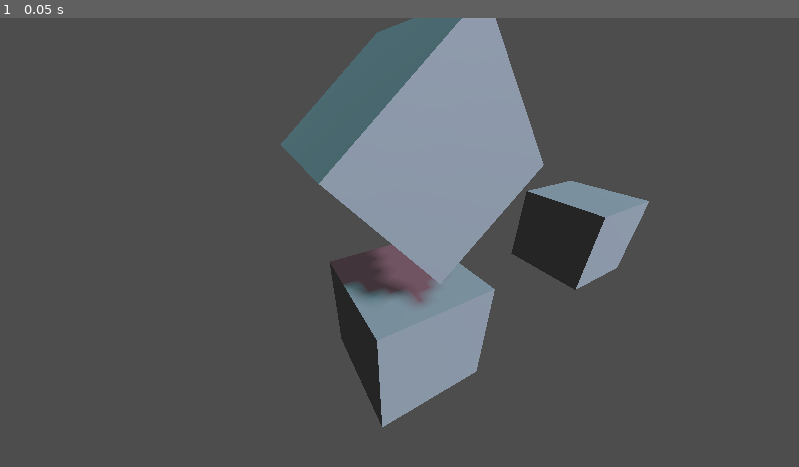
Above: before the commit, frame 1.
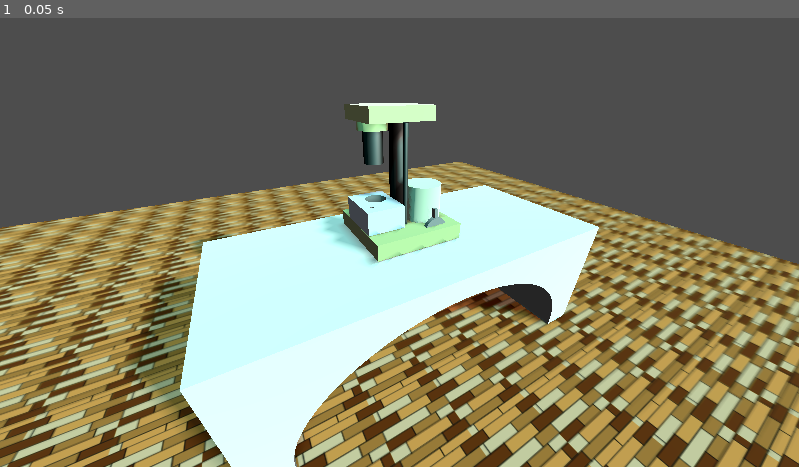
Above: after the commit, the same moment.

Repository: meyerAurelius/grant-proposal
Game: Godot game, scene res://main.tscn
Same seed, same stepped clock (60 frames per second), same inputs: the game is played once before the commit and once after it.
Inputs:
- Up to frame 1 (0.05 s): no input

The runs differ from the first frame. In frame 1, 67% of the frame differs, in the area x 0-100%, y 0-100%.

Commit message:
designed a environment that would be similar to the lab environment for the grant proposal. No textures were added, and the ground is reused from my other game project from last year. It is a simple image. During the summer we can actually model stuff in blender

Diff:
--- /dev/null
+++ b/virtual-lab/Textures/Metal type of thing.tres
@@ -0,0 +1,5 @@
+[gd_resource type="StandardMaterial3D" format=3 uid="uid://d06d1y7quuv5p"]
+
+[resource]
+metallic = 1.0
+roughness = 0.48
--- a/virtual-lab/main.tscn
+++ b/virtual-lab/main.tscn
@@ -1,4 +1,17 @@
-[gd_scene load_steps=5 format=3 uid="uid://ufcpynseunu0"]
+[gd_scene load_steps=17 format=3 uid="uid://ufcpynseunu0"]
+
+[ext_resource type="Texture2D" uid="uid://cq13phu3n63q" path="res://Textures/ground bad texture.jpg" id="1_ig7tw"]
+[ext_resource type="Material" uid="uid://d06d1y7quuv5p" path="res://Textures/Metal type of thing.tres" id="2_0xm2m"]
+
+[sub_resource type="BoxShape3D" id="BoxShape3D_0xm2m"]
+size = Vector3(15, 1, 15)
+
+[sub_resource type="StandardMaterial3D" id="StandardMaterial3D_h2yge"]
+albedo_texture = ExtResource("1_ig7tw")
+uv1_scale = Vector3(20, 20, 20)
+
+[sub_resource type="PlaneMesh" id="PlaneMesh_1bvp3"]
+size = Vector2(15, 15)
 
 [sub_resource type="Environment" id="Environment_7dm0k"]
 
@@ -8,7 +21,40 @@
 
 [sub_resource type="Environment" id="Environment_ig7tw"]
 
+[sub_resource type="StandardMaterial3D" id="StandardMaterial3D_1bvp3"]
+albedo_color = Color(0.8235294, 0.8666667, 0.6392157, 1)
+metallic = 0.3
+
+[sub_resource type="StandardMaterial3D" id="StandardMaterial3D_lquwl"]
+metallic = 1.0
+roughness = 0.48
+
+[sub_resource type="StandardMaterial3D" id="StandardMaterial3D_7mycd"]
+albedo_color = Color(0.8235294, 0.8666667, 0.77254903, 1)
+
+[sub_resource type="StandardMaterial3D" id="StandardMaterial3D_272bh"]
+albedo_color = Color(0.8235294, 0.8666667, 0.6392157, 1)
+
+[sub_resource type="StandardMaterial3D" id="StandardMaterial3D_5vw27"]
+albedo_color = Color(0.8235294, 0.8666667, 0.93333334, 1)
+
+[sub_resource type="StandardMaterial3D" id="StandardMaterial3D_kek77"]
+albedo_color = Color(0.8235294, 0.8666667, 0.6392157, 1)
+
+[sub_resource type="StandardMaterial3D" id="StandardMaterial3D_ig7tw"]
+albedo_color = Color(0.874737, 0.874737, 0.874737, 1)
+
 [node name="Node3D" type="Node3D"]
+
+[node name="Floor" type="StaticBody3D" parent="."]
+
+[node name="CollisionShape3D" type="CollisionShape3D" parent="Floor"]
+transform = Transform3D(1, 0, 0, 0, 1, 0, 0, 0, 1, 0, -0.48019767, 0)
+shape = SubResource("BoxShape3D_0xm2m")
+
+[node name="MeshInstance3D" type="MeshInstance3D" parent="Floor"]
+material_overlay = SubResource("StandardMaterial3D_h2yge")
+mesh = SubResource("PlaneMesh_1bvp3")
 
 [node name="WorldEnvironment" type="WorldEnvironment" parent="."]
 environment = SubResource("Environment_7dm0k")
@@ -16,8 +62,8 @@
 compositor = SubResource("Compositor_0xm2m")
 
 [node name="DirectionalLight3D" type="DirectionalLight3D" parent="WorldEnvironment"]
-transform = Transform3D(0.8573381, -0.25366458, 0.44791263, 2.593247e-08, 0.8701493, 0.49278814, -0.51475376, -0.422486, 0.74601215, 4.794522, 1.0364857, 2.1330562)
-light_color = Color(0.9993457, 0.6567895, 0.81721497, 1)
+transform = Transform3D(0.8573381, -0.25366458, 0.44791263, 2.593247e-08, 0.8701493, 0.49278814, -0.51475376, -0.422486, 0.74601215, 4.794522, 2.8941364, 2.1330562)
+light_color = Color(0.9999996, 0.9305805, 0.87858754, 1)
 light_energy = 0.5
 light_indirect_energy = 2.082
 shadow_enabled = true
@@ -25,19 +71,96 @@
 shadow_blur = 1.09
 
 [node name="Camera3D" type="Camera3D" parent="WorldEnvironment"]
-transform = Transform3D(0.87228274, 0.2409743, -0.42550468, 0, 0.8701493, 0.49278814, 0.48900187, -0.42985058, 0.7590163, -0.93112075, 1.829916, 1.5500202)
+transform = Transform3D(0.87228274, 0.2409743, -0.42550468, 0, 0.8701493, 0.49278814, 0.48900187, -0.42985058, 0.7590163, -1.2552973, 2.8874588, 2.3116405)
 environment = SubResource("Environment_ig7tw")
 fov = 80.0
 far = 100.0
 
-[node name="CSGBox3D2" type="CSGBox3D" parent="WorldEnvironment"]
-transform = Transform3D(1, 0, 0, 0, 1, 0, 0, 0, 1, 2.7973523, 0.1433028, -0.16935647)
+[node name="Viscometer" type="CSGBox3D" parent="WorldEnvironment"]
+transform = Transform3D(1, 0, 0, 0, 0.26147312, 0, 0, 0, 1, 0.120794535, 1.496918, -0.16935647)
 gi_mode = 2
+material = SubResource("StandardMaterial3D_1bvp3")
+
+[node name="Thick Support" type="CSGCylinder3D" parent="WorldEnvironment/Viscometer"]
+transform = Transform3D(1, 0, 0, 0, 1, 0, 0, 0, 1, 0.08542228, 2.3661647, -0.16789067)
+radius = 0.1
+height = 4.0
+material = SubResource("StandardMaterial3D_lquwl")
+
+[node name="Thine Support" type="CSGCylinder3D" parent="WorldEnvironment/Viscometer"]
+transform = Transform3D(1, 0, 0, 0, 1, 0, 0, 0, 1, -0.030528665, 2.3661647, 0.20206726)
+radius = 0.025
+height = 4.0
+material = ExtResource("2_0xm2m")
+
+[node name="Motor Area" type="CSGCylinder3D" parent="WorldEnvironment/Viscometer"]
+transform = Transform3D(1, 0, 0, 0, 1, 0, 0, 0, 1, 0.24122816, 1.2310348, 0.1186496)
+radius = 0.2
+height = 1.526
+sides = 32
+material = SubResource("StandardMaterial3D_7mycd")
+
+[node name="CSGCylinder3D4" type="CSGCylinder3D" parent="WorldEnvironment/Viscometer"]
+transform = Transform3D(1, 0, 0, 0, 1, 0, 0, 0, 1, -0.25626042, 3.7674756, -0.04810947)
+radius = 0.1
+height = 1.75
+sides = 32
+material = ExtResource("2_0xm2m")
+
+[node name="CSGCylinder3D5" type="CSGCylinder3D" parent="WorldEnvironment/Viscometer"]
+transform = Transform3D(1, 0, 0, 0, 1, 0, 0, 0, 1, -0.25626042, 4.3363786, -0.04810947)
+radius = 0.15
+height = 0.5
+sides = 32
+material = SubResource("StandardMaterial3D_272bh")
+
+[node name="CSGBox3D" type="CSGBox3D" parent="WorldEnvironment/Viscometer"]
+transform = Transform3D(0.31419677, 0, 0, 0, 1, 0, 0, 0, 1, -0.28913322, 0.963881, 0.012085348)
+size = Vector3(1.303772, 0.95214844, 0.5473633)
+material = SubResource("StandardMaterial3D_5vw27")
+
+[node name="CSGCylinder3D6" type="CSGCylinder3D" parent="WorldEnvironment/Viscometer/CSGBox3D"]
+transform = Transform3D(3.1827197, 0, 0, 0, 1, 0, 0, 0, 1, 0.10462487, 0.24736547, -0.06019482)
+operation = 2
+radius = 0.115
+height = 1.0
+sides = 32
+
+[node name="CSGCylinder3D7" type="CSGCylinder3D" parent="WorldEnvironment/Viscometer/CSGBox3D"]
+transform = Transform3D(3.1827216, 0, 0, 0, 1, 0, 0, 0, 1, -0.32343245, 0.24736547, 0.15160134)
+operation = 2
+radius = 0.02
+height = 1.0
+sides = 32
+
+[node name="Top" type="CSGBox3D" parent="WorldEnvironment/Viscometer"]
+transform = Transform3D(0.31419677, 0, 0, 0, 1, 0, 0, 0, 1, -0.095922634, 4.657906, -0.0076587796)
+size = Vector3(2.1153145, 0.5, 0.58648825)
+material = SubResource("StandardMaterial3D_kek77")
+
+[node name="Lever Base" type="CSGCylinder3D" parent="WorldEnvironment/Viscometer"]
+transform = Transform3D(0.26536673, 0, 0, 0, 0.0147125935, -0.9998917, 0, 0.99989176, 0.0147125935, 0.24122816, 0.31469297, 0.38450006)
+height = 0.05
+sides = 32
+
+[node name="CSGBox3D" type="CSGBox3D" parent="WorldEnvironment/Viscometer/Lever Base"]
+transform = Transform3D(0.99999964, 0, 0, 0, 1, -2.8871e-07, 0, 4.656613e-09, 1, 0.0064914227, -0.0044608116, -0.37090778)
+size = Vector3(0.1538086, 0.049316406, 0.9946289)
 
 [node name="CSGBox3D" type="CSGBox3D" parent="WorldEnvironment"]
+transform = Transform3D(1, 0, 0, 0, 1, 0, 0, 0, 1.9028181, 0.20331776, 0.69584, 0)
+size = Vector3(4.1694336, 1.5102539, 1)
+material = SubResource("StandardMaterial3D_ig7tw")
+
+[node name="CSGCylinder3D" type="CSGCylinder3D" parent="WorldEnvironment/CSGBox3D"]
+transform = Transform3D(3.4493406, 0, 0, 0, 0, -2.3000004, 0, 1.0000001, 0, 0, -0.6366408, -0.005341053)
+operation = 2
+height = 3.563
+sides = 64
 
 [node name="CSGBox3D3" type="CSGBox3D" parent="WorldEnvironment"]
 transform = Transform3D(0.66029006, 0.75101066, 0, -0.75101066, 0.66029006, 0, 0, 0, 1, 0, 1.4673696, 0)
+visible = false
 
 [node name="DirectionalLight3D2" type="DirectionalLight3D" parent="WorldEnvironment"]
 transform = Transform3D(1, 0, 0, 0, 0.65926707, 0.75190884, 0, -0.75190884, 0.65926707, -0.5754945, 2.3184676, 4.420488)
Binary file added: virtual-lab/Textures/ground bad texture.jpg
Not shown, added: virtual-lab/Textures/ground bad texture.jpg.import
